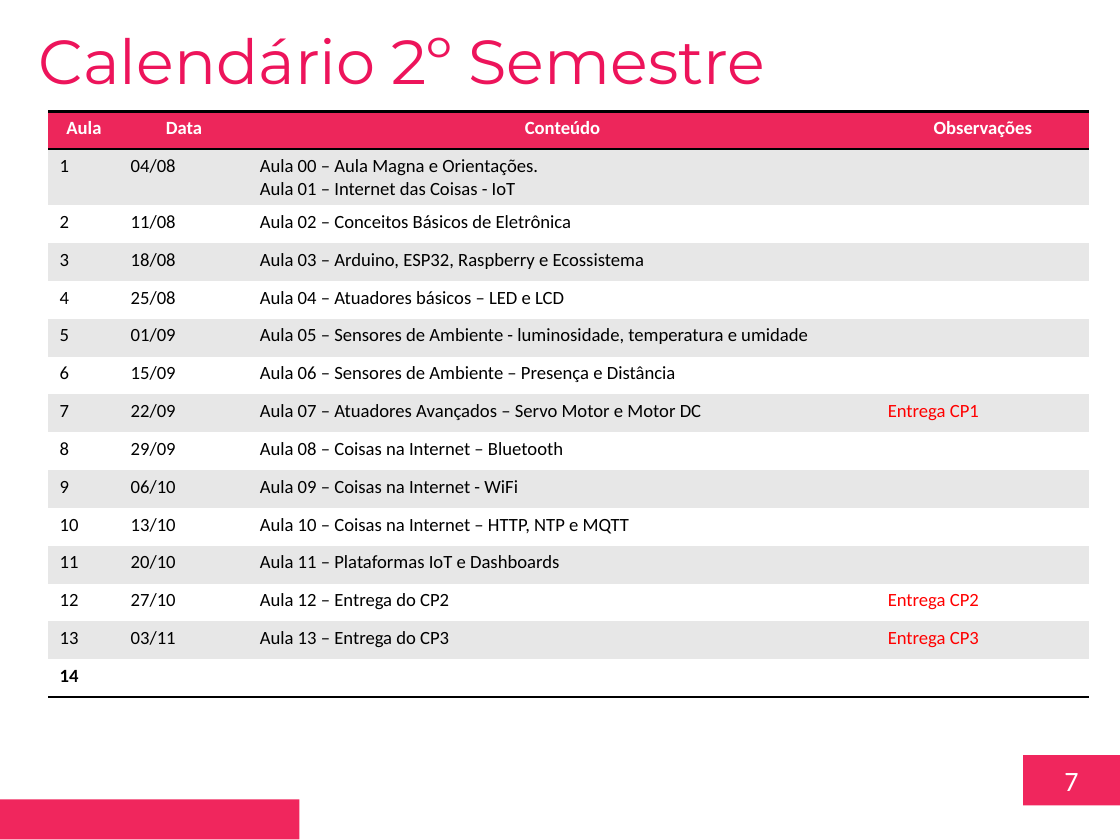
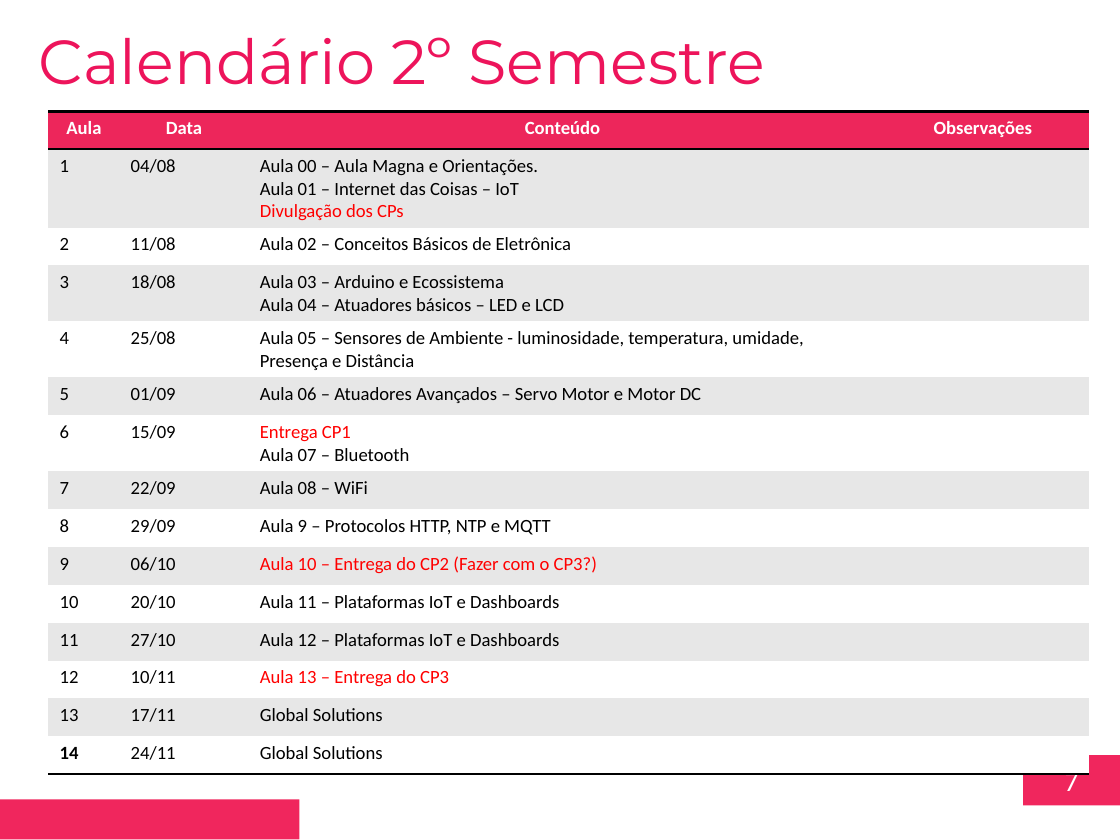
Before and after one commit to toyusan/aula-fiap-disruptive-archs, a slide deck: slide 7 of IoT/Aula 00 - Aula Magna e Orientações/Aula 00 - Aula Magna e Orientações v1.pptx. Drawn at 1120x840 pixels with LibreOffice and Linux fonts; fonts in the diff are those of the drawing; background and template pictures are left out. Boxes give left, top, right and bottom in pixels: in the first picture for what was removed or moved away, otherwise in the second. Text is boxed around its words. In the diff, an @@ line names an element or a change of style, - is before the commit and + after.

```diff
--- a/IoT/Aula 00 - Aula Magna e Orientações/Aula 00 - Aula Magna e Orientações v1.pptx
+++ b/IoT/Aula 00 - Aula Magna e Orientações/Aula 00 - Aula Magna e Orientações v1.pptx
@@ table at [48, 111, 1089, 774] @@
-row 2, column 3: Aula 00 – Aula Magna e Orientações. / Aula 01 – Internet das Coisas - IoT
+row 2, column 3: Aula 00 – Aula Magna e Orientações. / Aula 01 – Internet das Coisas – IoT / Divulgação dos CPs
-row 4, column 3: Aula 03 – Arduino, ESP32, Raspberry e Ecossistema
+row 4, column 3: Aula 03 – Arduino e Ecossistema / Aula 04 – Atuadores básicos – LED e LCD
-row 5, column 3: Aula 04 – Atuadores básicos – LED e LCD
+row 5, column 3: Aula 05 – Sensores de Ambiente - luminosidade, temperatura, umidade, Presença e Distância
-row 6, column 3: Aula 05 – Sensores de Ambiente - luminosidade, temperatura e umidade
+row 6, column 3: Aula 06 – Atuadores Avançados – Servo Motor e Motor DC
-row 7, column 3: Aula 06 – Sensores de Ambiente – Presença e Distância
+row 7, column 3: Entrega CP1 / Aula 07 – Bluetooth
-row 8, column 3: Aula 07 – Atuadores Avançados – Servo Motor e Motor DC
+row 8, column 3: Aula 08 – WiFi
-row 8, column 4: Entrega CP1
+row 8, column 4: 
-row 9, column 3: Aula 08 – Coisas na Internet – Bluetooth
+row 9, column 3: Aula 9 – Protocolos HTTP, NTP e MQTT
-row 10, column 3: Aula 09 – Coisas na Internet - WiFi
+row 10, column 3: Aula 10 – Entrega do CP2 (Fazer com o CP3?)
-row 11, column 2: 13/10
+row 11, column 2: 20/10
-row 11, column 3: Aula 10 – Coisas na Internet – HTTP, NTP e MQTT
+row 11, column 3: Aula 11 – Plataformas IoT e Dashboards
-row 12, column 2: 20/10
+row 12, column 2: 27/10
-row 12, column 3: Aula 11 – Plataformas IoT e Dashboards
+row 12, column 3: Aula 12 – Plataformas IoT e Dashboards
-row 13: 12 | 27/10 | Aula 12 – Entrega do CP2 | Entrega CP2
+row 13: 12 | 10/11 | Aula 13 – Entrega do CP3 | 
-row 14: 13 | 03/11 | Aula 13 – Entrega do CP3 | Entrega CP3
+row 14: 13 | 17/11 | Global Solutions | 
-row 15, column 2: 
+row 15, column 2: 24/11
-row 15, column 3: 
+row 15, column 3: Global Solutions
```
Also in this commit, not shown: 1 other slide changed, 5 other files.
